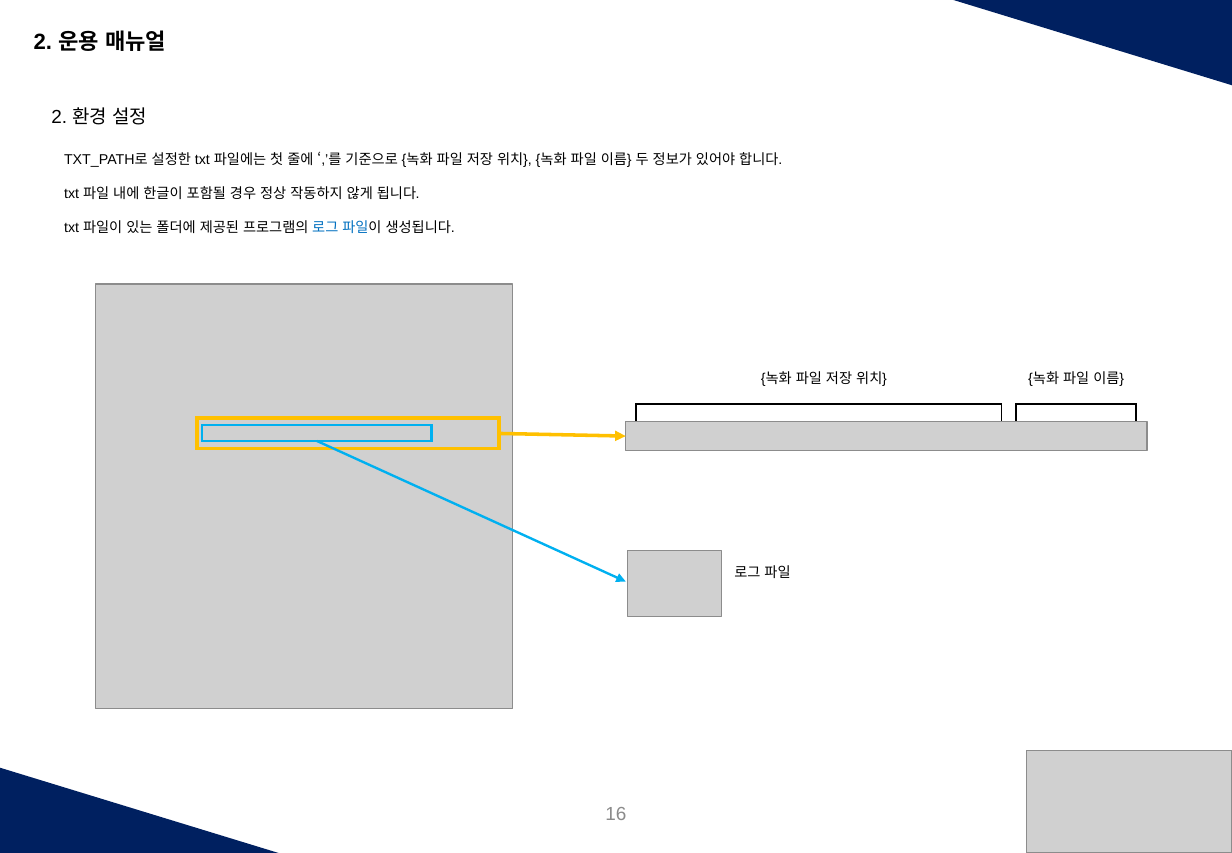
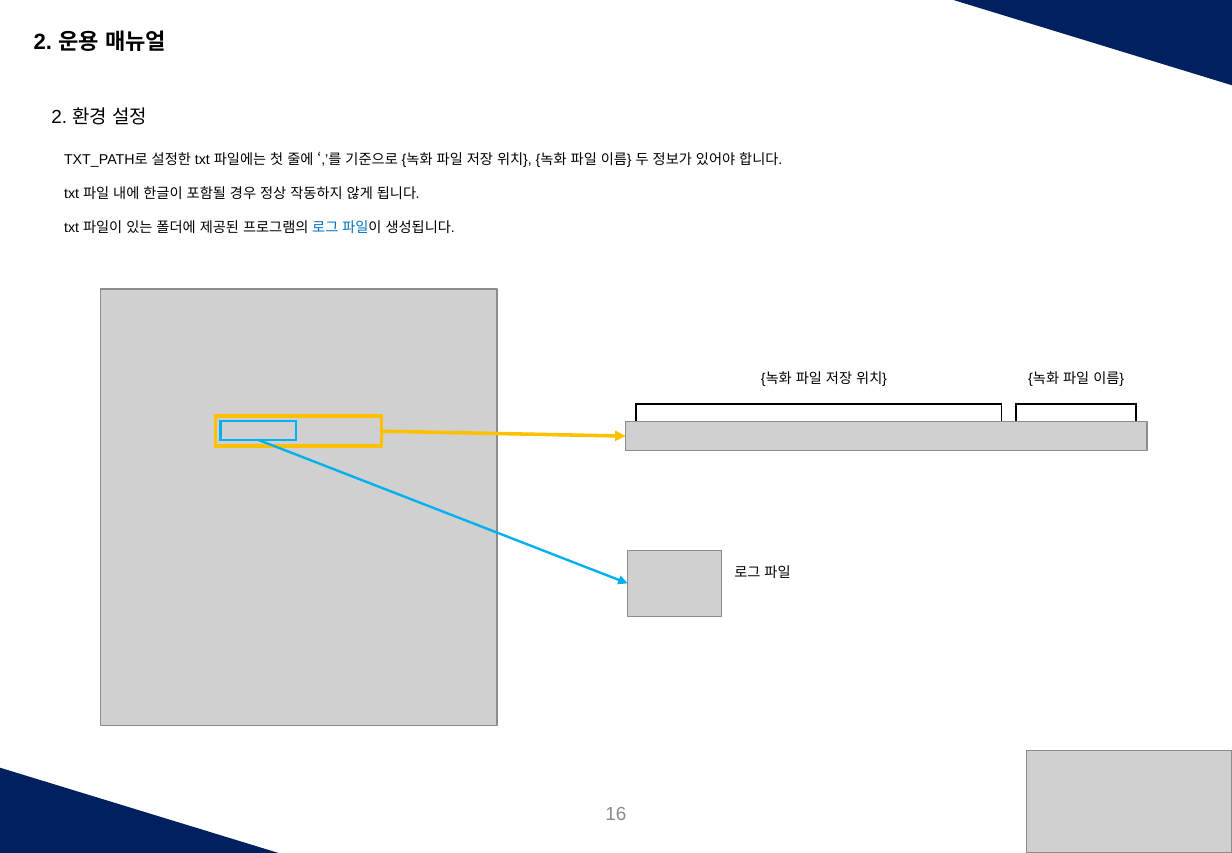
Before and after one commit to handalab01kim/nodetest, a slide deck: slide 16 of release/웹캠녹화매뉴얼_Handalab_ver1.1.pptx. Drawn at 1232x853 pixels with LibreOffice and Linux fonts; fonts in the diff are those of the drawing; grey boxes stand for pictures. Boxes give left, top, right and bottom in pixels: in the first picture for what was removed or moved away, otherwise in the second. Text is boxed around its words. In the diff, an @@ line names an element or a change of style, - is before the commit and + after.

```diff
--- a/release/웹캠녹화매뉴얼_Handalab_ver1.1.pptx
+++ b/release/웹캠녹화매뉴얼_Handalab_ver1.1.pptx
@@ picture: place and size @@
-picture at [96,284,513,709]
+picture at [100,289,497,726]
@@ rectangle: place and size @@
-rectangle at [197,419,498,449]
+rectangle at [215,416,381,447]
@@ rectangle: place and size @@
-rectangle at [202,425,432,441]
+rectangle at [221,421,296,439]
@@ arrow moved from (317, 441) - (626, 581) to (258, 440) - (628, 584) @@
@@ arrow moved from (499, 433) - (626, 436) to (382, 431) - (626, 436) @@
```
Also in this commit, not shown: 1 other slide changed, 5 other files.
